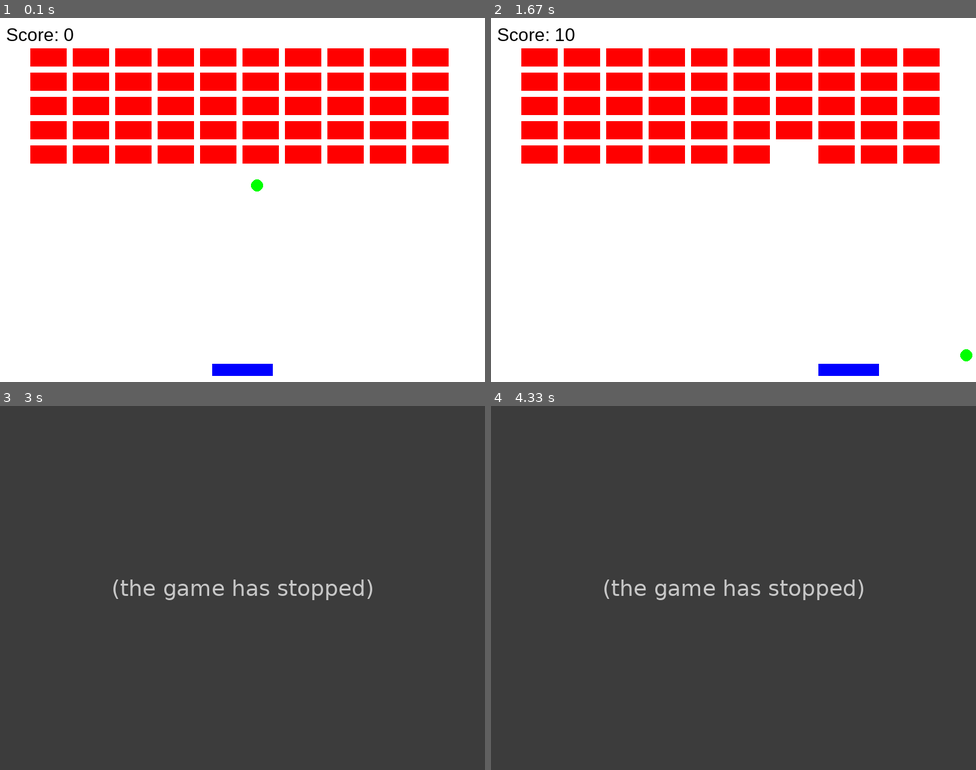
Above: before the commit, frames 1-4 (two rows, left to right).
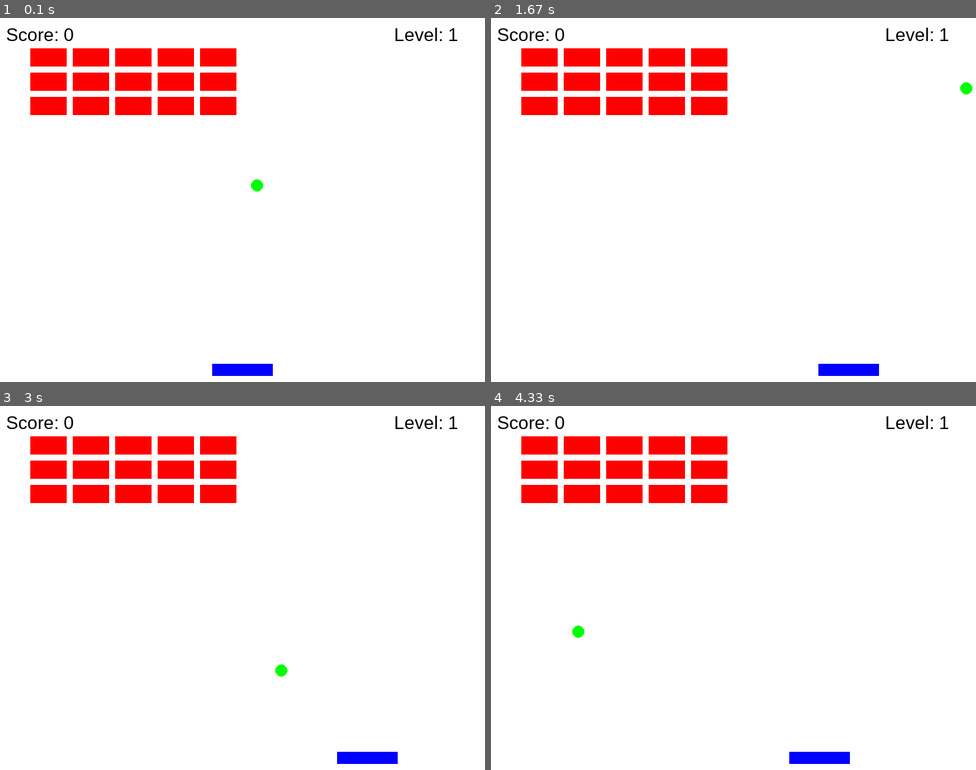
Above: after the commit, the same moments.

Repository: aknim/pygame-brick-shooter
Game: pygame game, started from brick_shooter.py
Two runs of this game, one before a commit and one after it. Both use one fixed random seed, a clock stepped at 60 frames per second and the inputs below.
Inputs:
- Up to frame 1 (0.1 s): no input
- Up to frame 2 (1.67 s): hold Right 0.33-0.8 s; hold Right 0.83-1.3 s; hold Left from 1.33 s (still down)
- Up to frame 3 (3 s): release Left at 1.87 s; hold Left 1.9-2.3 s; hold Right 2.33-2.97 s
- Up to frame 4 (4.33 s): hold Left 3-3.47 s; hold Right from 4 s (still down)

The runs differ from the first frame. In frame 1, 13% of the frame differs, in the area x 6-95%, y 2-40%; in frame 2, 13%; in frame 3, 100%, in the area x 0-100%, y 0-100%; in frame 4, 100%.
Before the commit the program exited at 1.82 s; later frames show no game.

Commit message:
Day 1.3 20x2 #3 Added levels

Diff:
--- a/brick_shooter.py
+++ b/brick_shooter.py
@@ -1,5 +1,6 @@
 import pygame
 import random
+import time
 
 # Initialize pygame
 pygame.init()
@@ -42,6 +43,9 @@
 class Ball:
     def __init__(self):
         self.radius = 10
+        self.reset_position()
+
+    def reset_position(self):
         self.x = width // 2
         self.y = height // 2
         self.x_speed = 4 * random.choice([1, -1])
@@ -79,10 +83,30 @@
                 return True
     return False
 
+def create_level(level):
+    layouts = [
+        # Level 1: Simple 3x5 grid
+        [(x * 70 + 50, y * 40 + 50) for y in range(3) for x in range(5)],
+        # Level 2: 4x6 grid
+        [(x * 70 + 50, y * 40 + 50) for y in range(4) for x in range(6)],
+        # Level 3: 5x7 grid
+        [(x * 70 + 50, y * 40 + 50) for y in range(5) for x in range(7)]
+    ]
+    return [Brick(x,y) for (x, y) in layouts[level % len(layouts)]]
+
+# Display level transition
+def show_level_start(level):
+    font = pygame.font.SysFont("Arial", 40)
+    level_text = font.render(f"Level {level + 1}", True, BLACK)
+    screen.blit(level_text, (width // 2 - 100, height // 2 - 20))
+    pygame.display.update()
+    time.sleep(1) # Pause for 1 second
+
 def main():
     paddle = Paddle()
     ball = Ball()
-    bricks = [Brick(x * 70 + 50, y * 40 + 50) for y in range(5) for x in range(10)]
+    level = 0
+    bricks = create_level(level)
 
     score = 0 # Initialize
 
@@ -118,6 +142,13 @@
             ball.y_speed = -ball.y_speed
             score += 10
 
+        # Check if all bricks are cleared, then move to the next level
+        if all(brick.hit for brick in bricks):
+            level += 1
+            bricks = create_level(level)
+            ball.reset_position()
+            show_level_start(level) # Show level start message
+
         # Draw game objects
         paddle.draw()
         ball.draw()
@@ -128,6 +159,10 @@
         font = pygame.font.SysFont("Arial", 30)
         score_text = font.render(f"Score: {score}", True, BLACK)
         screen.blit(score_text, (10, 10))
+
+        # Draw the level
+        level_text = font.render(f"Level: {level + 1}", True, BLACK)
+        screen.blit(level_text, (width - 150, 10))
 
         # Update the display
         pygame.display.update()
